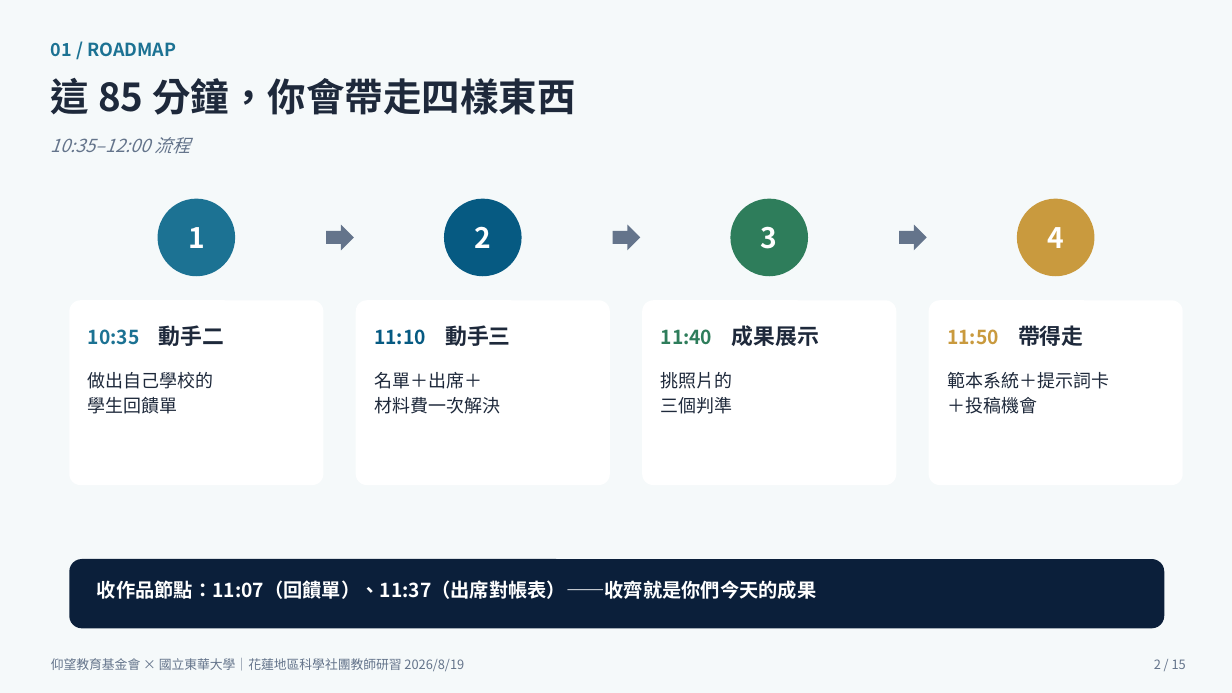
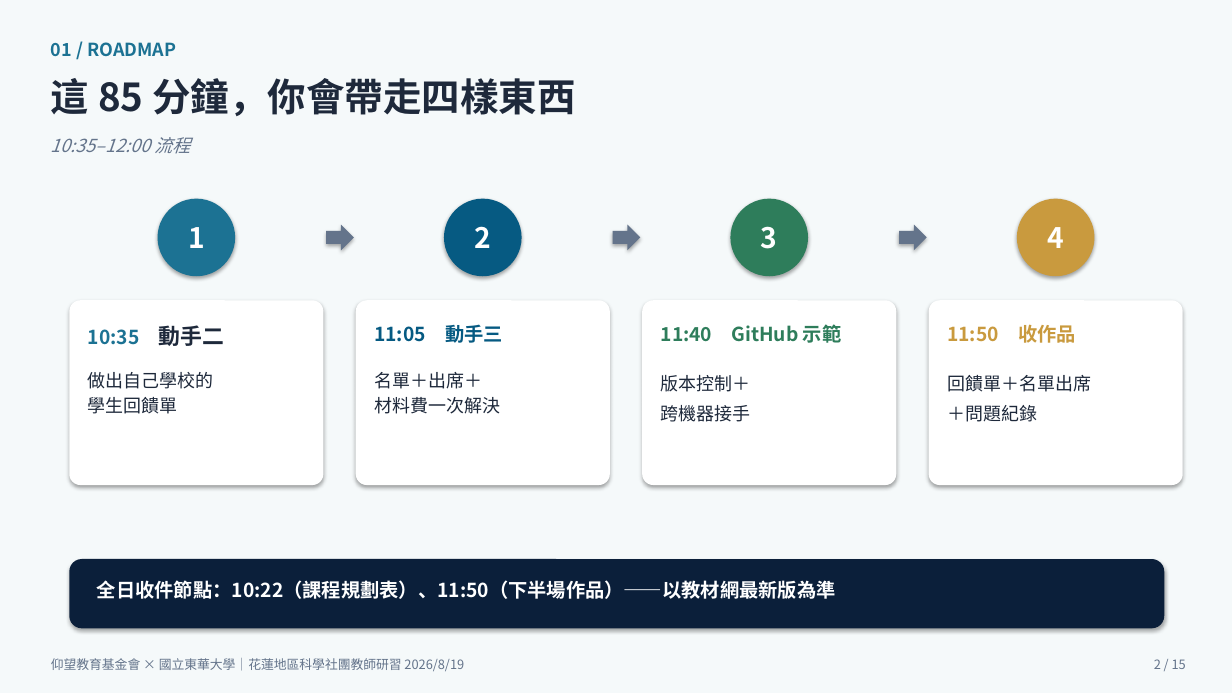
Before and after one commit to cwstedctw/sci-club-toolkit, a slide deck: slide 2 of part2-豐兆/20260819研習主講簡報_回饋單出席核銷_游豐兆.pptx. Drawn at 1232x693 pixels with LibreOffice and Linux fonts; fonts in the diff are those of the drawing. Boxes give left, top, right and bottom in pixels: in the first picture for what was removed or moved away, otherwise in the second. Text is boxed around its words. In the diff, an @@ line names an element or a change of style, - is before the commit and + after.

Commit message:
全教材自學化：補關 3–5、來源與規格範本，並對齊 8/13 定案流程
立霧 8/13 本機修正：16 份 HTML、GitHub 交接鏈、豐兆簡報與安裝講義。未部署。

```diff
--- a/part2-豐兆/20260819研習主講簡報_回饋單出席核銷_游豐兆.pptx
+++ b/part2-豐兆/20260819研習主講簡報_回饋單出席核銷_游豐兆.pptx
@@ text at (374, 324, 503, 343): text changed @@
-11:10 動手三
+11:05 動手三
@@ text at (661, 324, 841, 343): text changed @@
-11:40 成果展示
+11:40 GitHub 示範
@@ text at (947, 324, 1076, 343): text changed @@
-11:50 帶得走
+11:50 收作品
@@ text at (661, 375, 751, 422): text changed @@
-挑照片的
-三個判準
+版本控制＋
+跨機器接手
@@ text at (947, 375, 1091, 422): text changed @@
-範本系統＋提示詞卡
-＋投稿機會
+回饋單＋名單出席
+＋問題紀錄
@@ shadow on in 13 elements at (158, 199, 236, 276), (444, 199, 521, 276), (731, 199, 809, 276), (1018, 199, 1095, 276), (0, 0, 1232, 693), (69, 300, 323, 485), (326, 225, 354, 250), (356, 300, 610, 485), (613, 225, 640, 250), (642, 300, 897, 485), (899, 225, 927, 250), (929, 300, 1183, 485), (69, 559, 1165, 628) @@
@@ text at (97, 580, 836, 599): text changed @@
-收作品節點：11:07（回饋單）、11:37（出席對帳表）——收齊就是你們今天的成果
+全日收件節點：10:22（課程規劃表）、11:50（下半場作品）——以教材網最新版為準
```
Also in this commit, not shown: 14 other slides changed, 33 other files.
